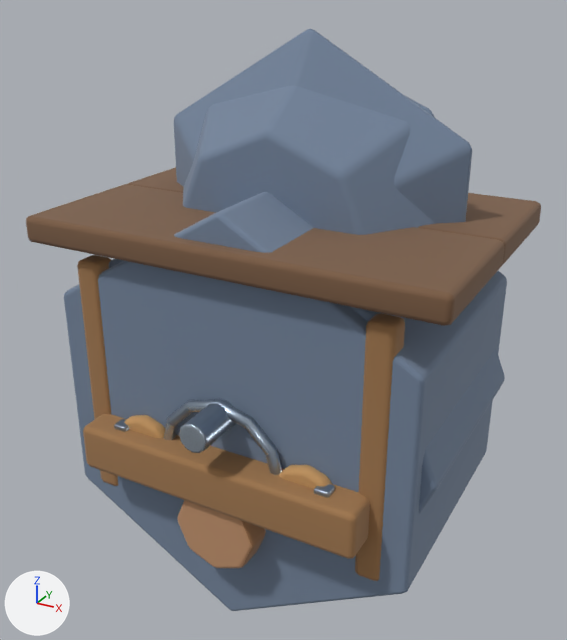
The Blender file assets-source/blender/buildings/lumberyard.blend, before and after one commit.
Camera for both pictures: a camera (50 mm lens) standing at (2.36, -4.4, 3.43) and looking at (-0.05, -0.01, 1.24). Arrows for +X, +Y and +Z are at lower left; the lights stay in place. The picture after the commit comes second.

The first picture shows 'LOD1_PROXY_base', 'LOD1_PROXY_cap', 'LOD2_PROXY_base', 'LOD2_PROXY_cap', 'logCradle', 'logEnd.L', 'logEnd.R', 'logStack', 'logStop.L', 'logStop.R', 'plinth', 'post.-1.0.0.8', 'post.1.0.0.8', 'roof.left', 'roof.right', 'sawWheel'.
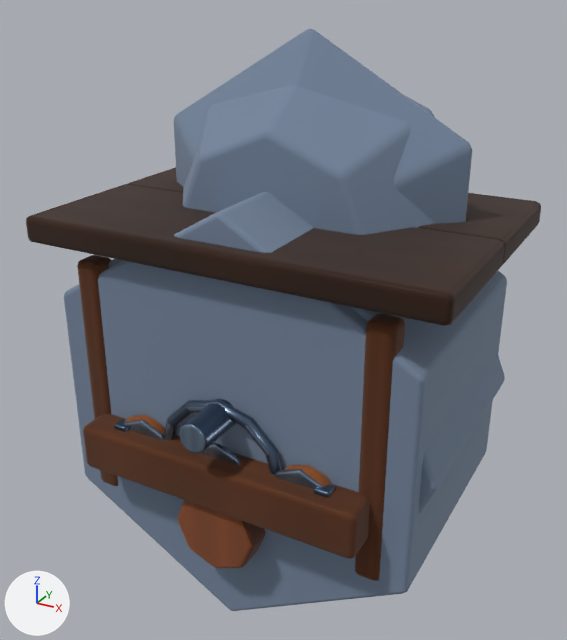
Changed parts and their boxes [x1, y1, x2, y2] in the pictures (567 x 640 px):
'roof.right', surface changed (brown to black)
    both: [26, 184, 505, 326]
'logStack', surface changed (darker)
    both: [83, 414, 370, 559]
'post.1.0.0.8', surface changed (darker)
    both: [355, 313, 405, 581]
'roof.left', surface changed
    both: [127, 167, 541, 265]
'plinth', surface changed (darker)
    both: [177, 500, 266, 568]
'post.-1.0.0.8', surface changed (darker)
    both: [77, 255, 118, 486]
'logCradle', surface changed (darker)
    both: [164, 400, 282, 475]
'sawWheel', surface changed (darker)
    both: [179, 399, 236, 453]
'logEnd.R', surface changed (darker)
    both: [284, 465, 333, 487]
'logEnd.L', surface changed (darker)
    both: [124, 415, 165, 435]
'yardLogBand.2', added
    after: [275, 469, 323, 490]
'yardLogBand.1', added
    after: [201, 443, 241, 465]
'yardLogBand.0', added
    after: [124, 420, 164, 440]
'logStop.R', surface changed (darker)
    both: [314, 484, 335, 498]
'logStop.L', surface changed
    both: [114, 419, 128, 432]

The change, as a diff of the scene's bpy script:
```diff
--- a/assets-source/blender/buildings/lumberyard.blend.py
+++ b/assets-source/blender/buildings/lumberyard.blend.py
@@ mat_mat_lumberyard_stonelight @@
 n3 = _N.new('ShaderNodeMix'); n3.name = 'ArtTint Multiply'
 n3.inputs[0].default_value = 1.0  # 'Factor'
-n3.inputs[6].default_value = (0.526, 0.283, 0.148, 1.0)  # 'A', brown #c0916b
+n4 = _N.new('ShaderNodeTexImage'); n4.name = 'ArtSurfaceTexture'
+n4.image = img_art_paint_mat_lumberyard_stonelight
 _L.new(n0.outputs[0], n1.inputs[0])  # 'BSDF' to 'Surface'
@@ mat_mat_lumberyard_stonelight @@
 _L.new(n3.outputs[2], n0.inputs[0])  # 'Result' to 'Base Color'
+_L.new(n4.outputs[0], n3.inputs[6])  # 'Color' to 'A'
@@ mat_mat_lumberyard_wood @@
 n3 = _N.new('ShaderNodeMix'); n3.name = 'ArtTint Multiply'
 n3.inputs[0].default_value = 1.0  # 'Factor'
-n3.inputs[6].default_value = (0.36, 0.19, 0.08, 1.0)  # 'A', brown #a27950
+n4 = _N.new('ShaderNodeTexImage'); n4.name = 'ArtSurfaceTexture'
+n4.image = img_art_paint_mat_lumberyard_wood
 _L.new(n0.outputs[0], n1.inputs[0])  # 'BSDF' to 'Surface'
@@ mat_mat_lumberyard_wood @@
 _L.new(n3.outputs[2], n0.inputs[0])  # 'Result' to 'Base Color'
+_L.new(n4.outputs[0], n3.inputs[6])  # 'Color' to 'A'
@@ mat_mat_lumberyard_woodlight @@
 n3 = _N.new('ShaderNodeMix'); n3.name = 'ArtTint Multiply'
 n3.inputs[0].default_value = 1.0  # 'Factor'
-n3.inputs[6].default_value = (0.56, 0.31, 0.12, 1.0)  # 'A', orange #c59761
+n4 = _N.new('ShaderNodeTexImage'); n4.name = 'ArtSurfaceTexture'
+n4.image = img_art_paint_mat_lumberyard_woodlight
 _L.new(n0.outputs[0], n1.inputs[0])  # 'BSDF' to 'Surface'
@@ mat_mat_lumberyard_woodlight @@
 _L.new(n3.outputs[2], n0.inputs[0])  # 'Result' to 'Base Color'
+_L.new(n4.outputs[0], n3.inputs[6])  # 'Color' to 'A'
@@ mat_mat_lumberyard_darkwood @@
 n3 = _N.new('ShaderNodeMix'); n3.name = 'ArtTint Multiply'
 n3.inputs[0].default_value = 1.0  # 'Factor'
-n3.inputs[6].default_value = (0.2, 0.11, 0.06, 1.0)  # 'A', brown #7c5d45
+n4 = _N.new('ShaderNodeTexImage'); n4.name = 'ArtSurfaceTexture'
+n4.image = img_art_paint_mat_lumberyard_darkwood
 _L.new(n0.outputs[0], n1.inputs[0])  # 'BSDF' to 'Surface'
@@ mat_mat_lumberyard_darkwood @@
 _L.new(n3.outputs[2], n0.inputs[0])  # 'Result' to 'Base Color'
+_L.new(n4.outputs[0], n3.inputs[6])  # 'Color' to 'A'
@@ mat_mat_lumberyard_metal @@
 n3 = _N.new('ShaderNodeMix'); n3.name = 'ArtTint Multiply'
 n3.inputs[0].default_value = 1.0  # 'Factor'
-n3.inputs[6].default_value = (0.32, 0.39, 0.48, 1.0)  # 'A', greyish blue #99a8b8
+n4 = _N.new('ShaderNodeTexImage'); n4.name = 'ArtSurfaceTexture'
+n4.image = img_art_paint_mat_lumberyard_metal
 _L.new(n0.outputs[0], n1.inputs[0])  # 'BSDF' to 'Surface'
@@ mat_mat_lumberyard_metal @@
 _L.new(n3.outputs[2], n0.inputs[0])  # 'Result' to 'Base Color'
+_L.new(n4.outputs[0], n3.inputs[6])  # 'Color' to 'A'
@@ ob_yardlogband_2 @@
+ob_yardlogband_2 = bpy.data.objects.new('yardLogBand.2', me_cylinder_133)  # 16 vertices, 10 faces; spans x -0.22..0.22, y -0.22..0.22, z -0.018..0.018; modifiers BEVEL, WEIGHTED_NORMAL
+ob_yardlogband_2.parent = ob_buildingroot
+ob_yardlogband_2.location = (0.58, 0.56, 0.96)
@@ ob_yardlogband_1 @@
+ob_yardlogband_1 = bpy.data.objects.new('yardLogBand.1', me_cylinder_132)  # 16 vertices, 10 faces; spans x -0.22..0.22, y -0.22..0.22, z -0.018..0.018; modifiers BEVEL, WEIGHTED_NORMAL
+ob_yardlogband_1.parent = ob_buildingroot
+ob_yardlogband_1.location = (0.0, 0.56, 0.96)
@@ ob_yardlogband_0 @@
+ob_yardlogband_0 = bpy.data.objects.new('yardLogBand.0', me_cylinder_131)  # 16 vertices, 10 faces; spans x -0.22..0.22, y -0.22..0.22, z -0.018..0.018; modifiers BEVEL, WEIGHTED_NORMAL
+ob_yardlogband_0.parent = ob_buildingroot
+ob_yardlogband_0.location = (-0.58, 0.56, 0.96)
```
